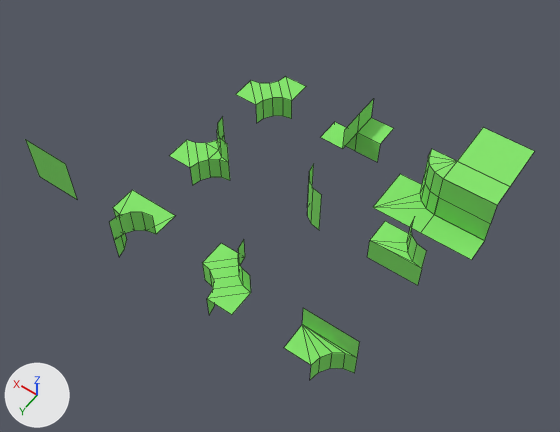
The Blender file datas/meshes/round-chunck-parts-lod-1.blend, before and after one commit.
Rendered twice from a 50 mm lens placed at (-4.77, 9.18, 10.56), pointed at (0.07, 2.4, -0.09). Every picture has the same lights, and +X, +Y and +Z are marked at lower left. Mesh edges are drawn as thin lines.

The scene before the commit, as lines of its bpy script (objects in view):
```python
me_10000000_010 = bpy.data.meshes.new('10000000.010')
me_10000000_010.from_pydata(...)  # 14 vertices, 9 faces; spans x -0.5..0.5, y -0.5..0.0, z -0.5..0.5
me_10000000_010.materials.append(mat_green)  # green #87e76f
me_10000000_020 = bpy.data.meshes.new('10000000.020')
me_10000000_020.from_pydata(...)  # 14 vertices, 10 faces; spans x -0.5..0.5, y 0.0..0.5, z -0.5..0.5
me_10000000_020.materials.append(mat_green)  # green #87e76f
me_10000000_021 = bpy.data.meshes.new('10000000.021')
me_10000000_021.from_pydata(...)  # 13 vertices, 6 faces; spans x -0.5..0.5, y -0.5..0.5, z -0.5..0.5
me_10000000_021.materials.append(mat_green)  # green #87e76f
ob_11000110 = bpy.data.objects.new('11000110', me_10000000_021)
ob_11000110.location = (0.0, 0.0, 0.0)
ob_11001000 = bpy.data.objects.new('11001000', me_10000000_010)
ob_11001000.location = (-2.0, 2.0, 0.0)
_m = ob_11001000.modifiers.new('EdgeSplit', 'EDGE_SPLIT')
ob_11101100 = bpy.data.objects.new('11101100', me_10000000_020)
ob_11101100.location = (-2.0, 4.0, 0.0)
_m = ob_11101100.modifiers.new('EdgeSplit', 'EDGE_SPLIT')
# also in view: '11111100' at (-2.5, 0.75, -0.25); '11110000' at (-2.5, -0.5, 0.5); '10001000' at (-0.25, 1.75, 0.0); '10100000' at (2.0, 0.0, -0.25); '11011000' at (0.0, 4.0, 0.0)
```
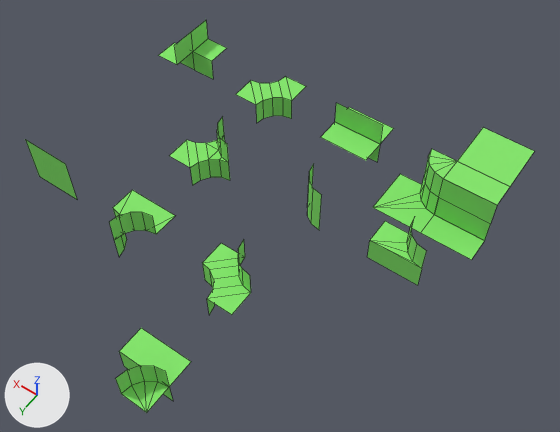
The change, as a list of edits to the scene's bpy script:
```text
Add me_10000000_005:
    me_10000000_005.from_pydata([(0.5, 0.0, -0.5), (0.5, 0.0, 0.0), (0.5, -0.5, 0.0), (-0.5, -0.5, 0.0), (-0.5, 0.0, 0.0), (-0.5, 0.0, -0.5), (-0.5, 0.0, 0.5), (-0.5, 0.0, 0.0), (-0.5, 0.5, 0.0), (0.5, 0.5, 0.0), (0.5, 0.0, 0.0), (0.5, 0.0, 0.5)], [], [(1, 4, 3, 2), (0, 5, 4, 1), (11, 6, 7, 10), (10, 7, 8, 9)])
    me_10000000_005.materials.append(mat_green)  # green #87e76f
Add me_10000000_004:
    me_10000000_004.from_pydata([(0.5, 0.0, -0.5), (0.5, 0.0, 0.0), (0.5, -0.5, 0.0), (-0.5, -0.5, 0.0), (-0.5, 0.0, 0.0), (-0.5, 0.0, -0.5), (0.0, 0.5, 0.5), (-0.5, 0.5, 0.0), (-0.146, 0.146, 0.0), (-0.038, 0.309, 0.5), (-0.309, 0.038, 0.5), (-0.5, 0.0, 0.5), (-0.146, 0.146, 0.5), (-0.309, 0.038, 0.0), (-0.5, 0.0, 0.0), (-0.038, 0.309, 0.0), (0.0, 0.5, 0.0)], [], [(1, 4, 3, 2), (0, 5, 4, 1), (10, 13, 8, 12), (16, 15, 7), (8, 15, 9, 12), (10, 11, 14, 13), (6, 9, 15, 16), (13, 14, 7), (13, 7, 8), (7, 15, 8)])
    for i in [*range(2, 10)]: me_10000000_004.polygons[i].use_smooth = True
    me_10000000_004.materials.append(mat_green)  # green #87e76f
Remove ob_11101100:
    ob_11101100 = bpy.data.objects.new('11101100', me_10000000_020)
    ob_11101100.location = (-2.0, 4.0, 0.0)
    _m = ob_11101100.modifiers.new('EdgeSplit', 'EDGE_SPLIT')
Change ob_11000110:
    ob_11000110.location: (0.0, 0.0, 0.0) -> (4.0, 0.0, 0.0)
Add ob_11000011:
    ob_11000011 = bpy.data.objects.new('11000011', me_10000000_005)
    ob_11000011.location = (0.0, 0.0, 0.0)
    _m = ob_11000011.modifiers.new('EdgeSplit', 'EDGE_SPLIT')
Add ob_11000001:
    ob_11000001 = bpy.data.objects.new('11000001', me_10000000_004)
    ob_11000001.location = (0.0, 6.0, 0.0)
    _m = ob_11000001.modifiers.new('EdgeSplit', 'EDGE_SPLIT')
```

Boxes (x1, y1, x2, y2) around the edits, measured in the pictures (560 x 432 px):
'11000001', added (green): after (115, 328, 191, 413)
'11000110', moved: before (321, 98, 394, 162); after (159, 20, 226, 79)
'11101100', deleted (green): before (284, 308, 360, 380)
'11000011', added (green): after (321, 103, 394, 162)
